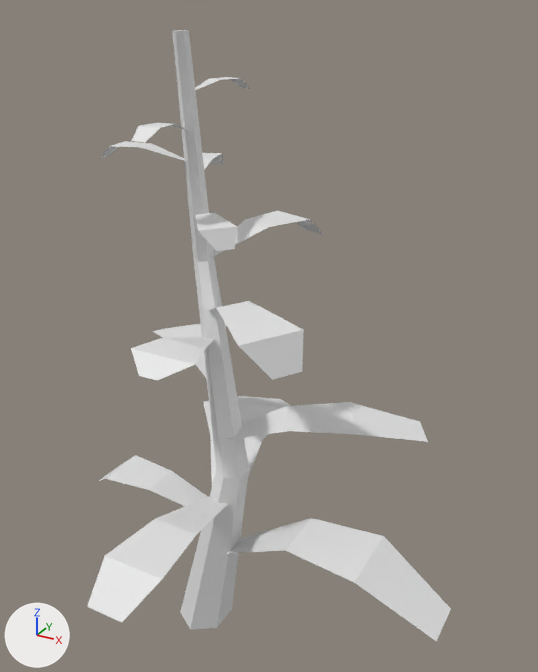
An edit to the Blender file Serra Negra/Assets/Resources/3D Objects/Models/arvore3.blend, drawn before and after from the same camera.
The view is the same before and after, from a 50 mm lens placed at (8.1, -11.54, 13.36), pointed at (1.4, 0.64, 7.27). Arrows for +X, +Y and +Z are at lower left; the lights stay in place.

The scene before the commit, as lines of its bpy script (objects in view):
```python
ob_cylinder = bpy.data.objects.new('Cylinder', me_cylinder)
ob_cylinder.location = (0.0, 0.0, 6.46)
ob_cylinder.scale = (0.342, 0.382, 6.55)
ob_plane = bpy.data.objects.new('Plane', me_plane)
ob_plane.location = (3.27, -0.03, 2.21)
ob_plane.scale = (2.44, 0.487, 1.0)
ob_plane_001 = bpy.data.objects.new('Plane.001', me_plane_001)
ob_plane_001.location = (-0.05, 2.07, 3.5)
ob_plane_001.rotation_euler = (0.0, 0.0, 1.92)  # degrees (0, 0, 110)
ob_plane_001.scale = (2.44, 0.487, 1.0)
ob_plane_002 = bpy.data.objects.new('Plane.002', me_plane_002)
ob_plane_002.location = (-1.11, 0.07, 2.86)
ob_plane_002.rotation_euler = (0.0, 0.0, 3.142)  # degrees (0, 0, 180)
ob_plane_002.scale = (1.74, 0.347, 0.712)
ob_plane_003 = bpy.data.objects.new('Plane.003', me_plane_003)
ob_plane_003.location = (2.52, 1.14, 5.07)
ob_plane_003.rotation_euler = (0.0, 0.0, 0.524)  # degrees (0, 0, 30)
ob_plane_003.scale = (2.1, 0.419, 0.859)
ob_plane_004 = bpy.data.objects.new('Plane.004', me_plane_004)
ob_plane_004.location = (-0.8, 1.32, 6.05)
ob_plane_004.rotation_euler = (0.0, 0.0, 2.443)  # degrees (0, 0, 140)
ob_plane_004.scale = (1.86, 0.37, 0.759)
ob_plane_005 = bpy.data.objects.new('Plane.005', me_plane_005)
ob_plane_005.location = (0.64, -2.06, 3.52)
ob_plane_005.rotation_euler = (0.0, 0.0, 4.712)  # degrees (0, 0, 270)
ob_plane_005.scale = (1.98, 0.395, 0.81)
ob_plane_006 = bpy.data.objects.new('Plane.006', me_plane_006)
ob_plane_006.location = (0.33, 2.25, 8.59)
ob_plane_006.rotation_euler = (0.0, 0.0, 1.222)  # degrees (0, 0, 70)
ob_plane_006.scale = (1.63, 0.324, 0.666)
ob_plane_007 = bpy.data.objects.new('Plane.007', me_plane_007)
ob_plane_007.location = (0.98, 0.06, 7.5)
ob_plane_007.rotation_euler = (0.0, 0.0, -0.524)  # degrees (0, 0, -30)
ob_plane_007.scale = (1.41, 0.281, 0.577)
# also in view: 'Plane.008' at (0.21, -0.67, 7.21); 'Plane.013' at (0.51, -0.02, 9.57)
```
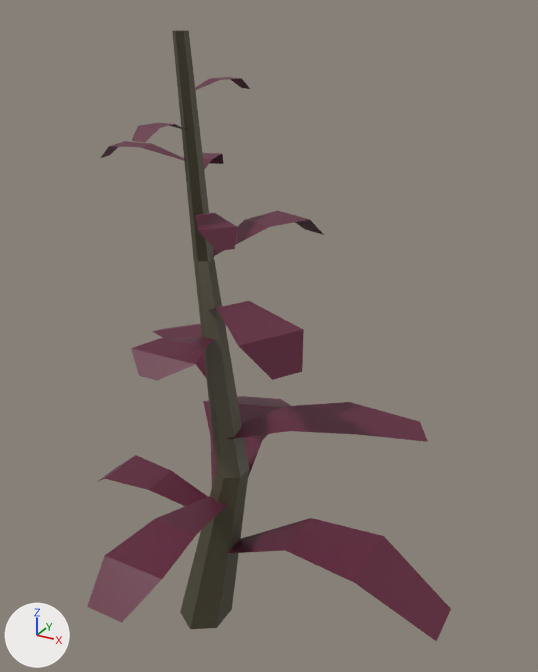
Patch to the scene script:
```diff
--- a/Serra Negra/Assets/Resources/3D Objects/Models/arvore3.blend.py
+++ b/Serra Negra/Assets/Resources/3D Objects/Models/arvore3.blend.py
@@ mat_material_001 @@
+mat_material_001 = principled_material('Material.001')
+mat_material_001.base_color = (0.119, 0.0141, 0.0427)  # dark red #61203a
@@ mat_material @@
+mat_material = principled_material('Material')
+mat_material.base_color = (0.08, 0.0692, 0.0382)  # brown #504a37
@@ me_cylinder @@
 me_cylinder.from_pydata(...)  # 24 vertices, 20 faces; spans x -1.54..3.39, y -1.78..2.87, z -1.0..1.0
+me_cylinder.materials.append(mat_material)  # brown #504a37
@@ me_plane @@
 me_plane.from_pydata(...)  # 8 vertices, 3 faces; spans x -1.0..1.0, y -1.39..1.92, z 0.0..0.87
+me_plane.materials.append(mat_material_001)  # dark red #61203a
@@ me_plane_001 @@
 me_plane_001.from_pydata(...)  # 8 vertices, 3 faces; spans x -1.0..1.0, y -2.32..2.52, z 0.0..0.69
+me_plane_001.materials.append(mat_material_001)  # dark red #61203a
@@ me_plane_002 @@
 me_plane_002.from_pydata(...)  # 8 vertices, 3 faces; spans x -1.0..1.0, y -1.29..2.01, z 0.0..0.73
+me_plane_002.materials.append(mat_material_001)  # dark red #61203a
@@ me_plane_003 @@
 me_plane_003.from_pydata(...)  # 8 vertices, 3 faces; spans x -1.0..1.0, y -1.43..1.87, z 0.0..0.36
+me_plane_003.materials.append(mat_material_001)  # dark red #61203a
@@ me_plane_004 @@
 me_plane_004.from_pydata(...)  # 8 vertices, 3 faces; spans x -0.89..1.0, y -2.32..2.52, z 0.0..0.69
+me_plane_004.materials.append(mat_material_001)  # dark red #61203a
@@ me_plane_005 @@
 me_plane_005.from_pydata(...)  # 8 vertices, 3 faces; spans x -1.0..1.0, y -1.29..2.01, z 0.0..0.73
+me_plane_005.materials.append(mat_material_001)  # dark red #61203a
@@ me_plane_006 @@
 me_plane_006.from_pydata(...)  # 8 vertices, 3 faces; spans x -1.0..1.0, y -1.29..2.01, z 0.0..0.73
+me_plane_006.materials.append(mat_material_001)  # dark red #61203a
@@ me_plane_007 @@
 me_plane_007.from_pydata(...)  # 8 vertices, 3 faces; spans x -0.89..1.34, y -3.03..1.81, z -0.28..1.19
+me_plane_007.materials.append(mat_material_001)  # dark red #61203a
@@ me_plane_008 @@
 me_plane_008.from_pydata(...)  # 8 vertices, 3 faces; spans x -1.0..1.0, y -3.17..3.89, z 0.0..0.73
+me_plane_008.materials.append(mat_material_001)  # dark red #61203a
@@ me_plane_009 @@
 me_plane_009.from_pydata(...)  # 8 vertices, 3 faces; spans x -1.0..1.0, y -1.29..2.01, z 0.0..0.73
+me_plane_009.materials.append(mat_material_001)  # dark red #61203a
@@ me_plane_011 @@
 me_plane_011.from_pydata(...)  # 8 vertices, 3 faces; spans x -1.0..1.0, y -1.29..2.01, z 0.0..0.73
+me_plane_011.materials.append(mat_material_001)  # dark red #61203a
@@ me_plane_012 @@
 me_plane_012.from_pydata(...)  # 8 vertices, 3 faces; spans x -1.0..1.0, y -1.29..2.01, z 0.0..0.73
+me_plane_012.materials.append(mat_material_001)  # dark red #61203a
@@ me_plane_013 @@
 me_plane_013.from_pydata(...)  # 8 vertices, 3 faces; spans x -0.89..1.34, y -3.03..1.81, z -0.28..1.19
+me_plane_013.materials.append(mat_material_001)  # dark red #61203a
```

Boxes (x1, y1, x2, y2) around the edits, measured in the pictures (538 x 672 px):
'Cylinder', recoloured
    both: (172, 30, 249, 629)
'Plane', recoloured (white to brown)
    both: (226, 518, 451, 642)
'Plane.005', recoloured
    both: (87, 496, 228, 622)
'Plane.003', recoloured
    both: (227, 402, 428, 442)
'Plane.007', recoloured (white to brown)
    both: (211, 301, 304, 380)
'Plane.008', recoloured
    both: (131, 337, 214, 380)
'Plane.002', recoloured
    both: (98, 455, 208, 506)
'Plane.001', recoloured
    both: (203, 396, 291, 485)
'Plane.006', recoloured
    both: (212, 211, 324, 257)
'Plane.013', recoloured
    both: (195, 213, 237, 251)
'Plane.004', recoloured
    both: (152, 324, 226, 379)
'Plane.011', recoloured
    both: (101, 141, 185, 161)
'Plane.012', recoloured (white to brown)
    both: (132, 123, 186, 142)
'Plane.009', recoloured
    both: (195, 77, 250, 90)
